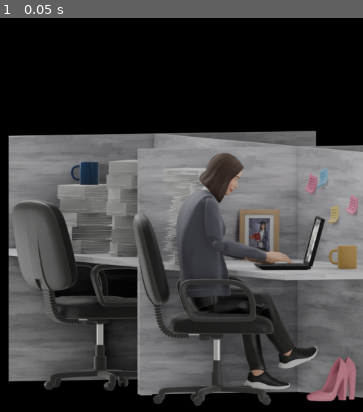
Above: before the commit, frame 1.
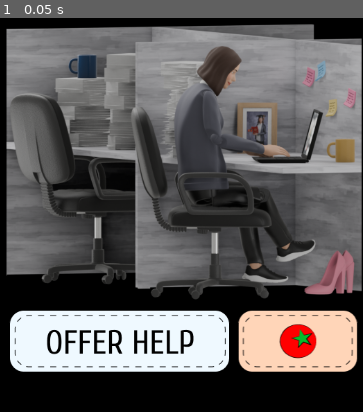
Above: after the commit, the same moment.

Repository: grkovalev/office-game
Game: Godot game, scene res://node.tscn
Same seed, same stepped clock (60 frames per second), same inputs: the game is played once before the commit and once after it.
Inputs:
- Up to frame 1 (0.05 s): no input

The runs differ from the first frame. In frame 1, 80% of the frame differs, in the area x 1-100%, y 1-99%.

Commit message:
Added buttons
Added 2 buttons for menu, rearranged layout

Diff:
--- a/node.tscn
+++ b/node.tscn
@@ -1,13 +1,21 @@
-[gd_scene load_steps=3 format=3 uid="uid://bk08lfcueqr7m"]
+[gd_scene load_steps=5 format=3 uid="uid://bk08lfcueqr7m"]
 
 [ext_resource type="Script" uid="uid://dbrimv525bas6" path="res://main.gd" id="1_sy5k4"]
+[ext_resource type="Texture2D" uid="uid://cfg1btb3xrrqu" path="res://button_help.png" id="2_e2u21"]
 [ext_resource type="Texture2D" uid="uid://c3o37vt3pu2bq" path="res://01_idleworkerf.png" id="2_j2q8x"]
+[ext_resource type="Texture2D" uid="uid://dxrsbed55wgcq" path="res://button_pomodorro.png" id="4_bss38"]
 
 [node name="main" type="Node2D"]
 script = ExtResource("1_sy5k4")
 
-[node name="Sprite2D" type="Sprite2D" parent="."]
+[node name="button_help" type="Sprite2D" parent="."]
+position = Vector2(801, 531)
+texture = ExtResource("2_e2u21")
 
 [node name="Officedesk" type="Sprite2D" parent="."]
-position = Vector2(897, 390)
+position = Vector2(894, 236)
 texture = ExtResource("2_j2q8x")
+
+[node name="button_pomodorro" type="Sprite2D" parent="."]
+position = Vector2(1058, 531)
+texture = ExtResource("4_bss38")
Binary file added: button_help.png
Not shown, added: button_help.png.import
Binary file added: button_pomodorro.png
Not shown, added: button_pomodorro.png.import
